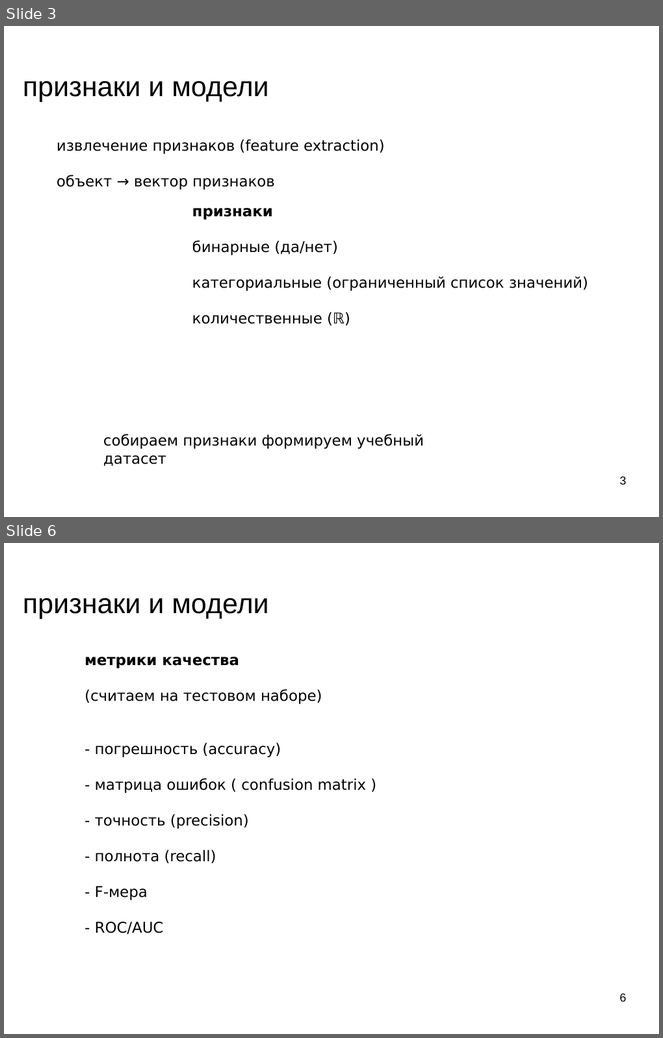
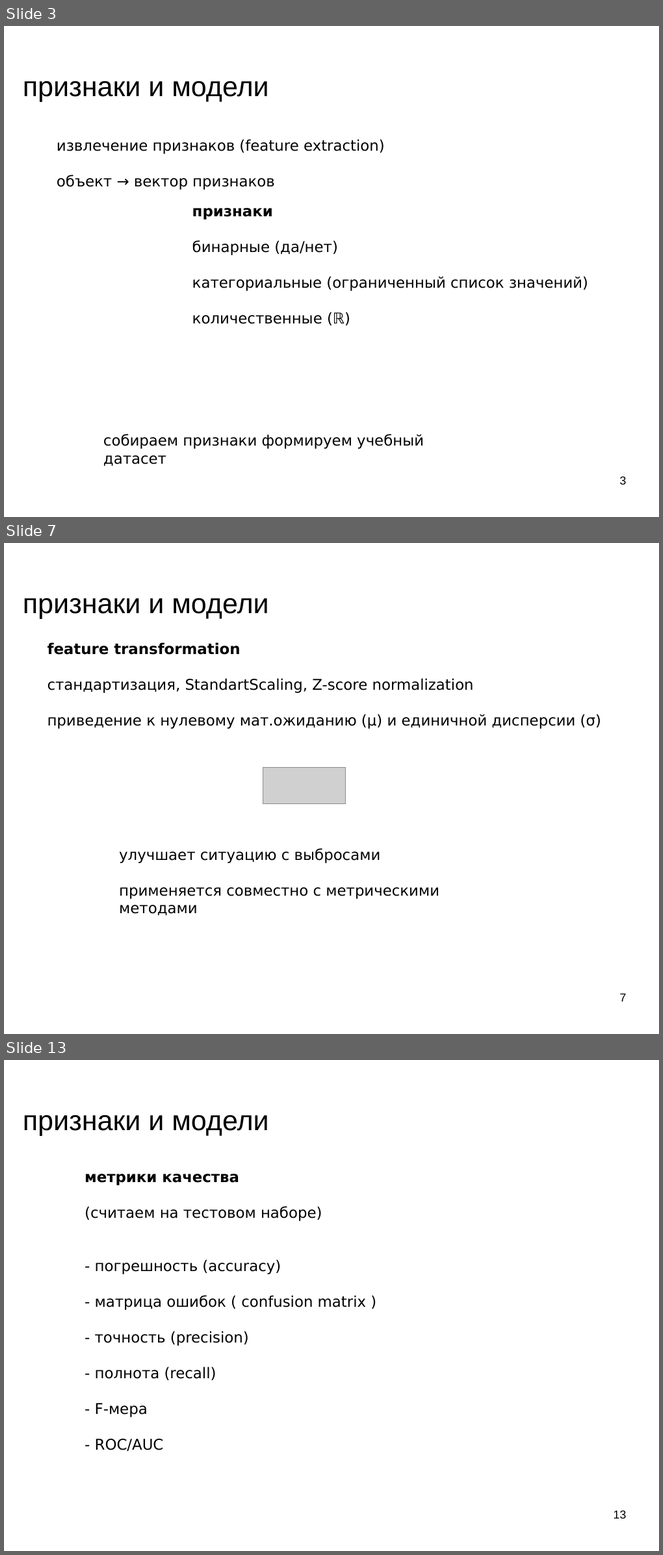
Before and after one commit to mechanoid5/ml_lectorium_legacy, a slide deck: 12-fetch-anomal.odp. Shown one above the other, each under a label of ours: slides 3 and 6 before the commit, slides 3, 7 and 13 after it; the slides between them are not shown. The pictures are 663x1038 and 663x1555 pixels, drawn with LibreOffice and Linux fonts; fonts in the diff are those of the drawing; grey boxes stand for pictures; background and template pictures are left out. Boxes give left, top, right and bottom in pixels: in the first picture for what was removed or moved away, otherwise in the second. Text is boxed around its words. In the diff, an @@ line names an element or a change of style, - is before the commit and + after.

```diff
--- a/12-fetch-anomal.odp
+++ b/12-fetch-anomal.odp
@@ slide 7 added at (4, 543, 659, 1034), background picture (left out) @@
@@ title added at (23, 598, 269, 618), 33.9 pt, text #000000 @@
+признаки и модели
@@ text added at (48, 642, 601, 729), 18 pt, text #000000 @@
+feature transformation
+стандартизация, StandartScaling, Z-score normalization
+приведение к нулевому мат.ожиданию (μ) и единичной дисперсии (σ)
@@ picture added at (263, 768, 346, 804) @@
@@ text added at (119, 849, 440, 915), 18 pt, text #000000 @@
+улучшает ситуацию с выбросами
+применяется совместно с метрическими методами
@@ page number added at (620, 993, 627, 1002), 14 pt, text #000000 @@
+7
@@ what was slide 6 is now slide 13 @@
@@ page number at (614, 1510, 627, 1519): text changed @@
-6
+13
```
Also in this commit, not shown: 8 other slides added, 2 slides removed, 1 other file.
